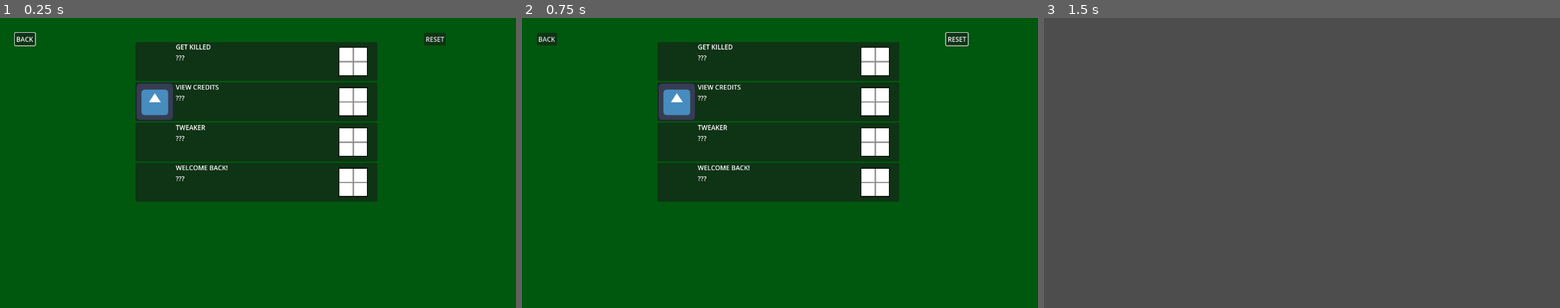
Above: before the commit, frames 1-3 (left to right).
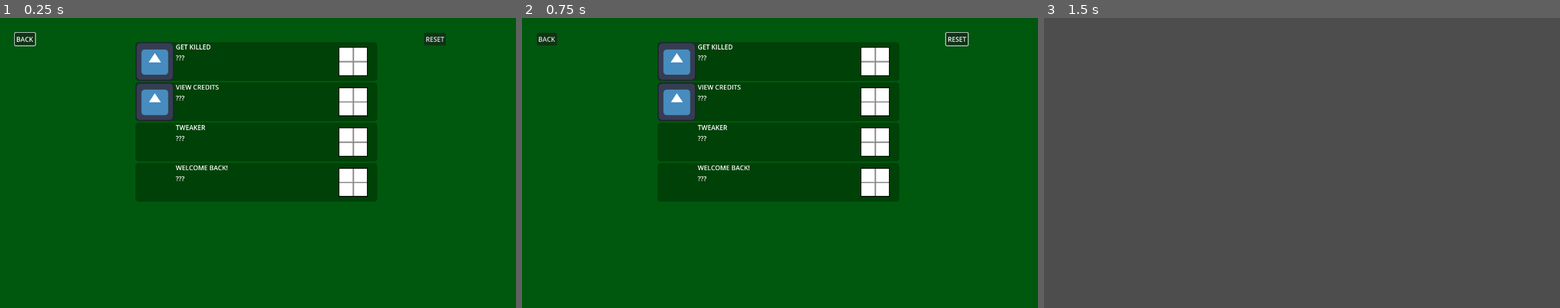
Above: after the commit, the same moments.

Repository: lucasrumney94/GodotGoneWild
Game: Godot game, scene res://UI/achievements_menu.tscn
Same seed, same stepped clock (60 frames per second), same inputs: the game is played once before the commit and once after it. This scene is started directly instead of the project's main scene. The engine's default icon, where the game draws it, is replaced by a stand-in: a white triangle on a blue panel in a dark square. A sky picture missing from this copy of the repository is replaced by a grey-blue gradient.
Inputs (mouse positions are in pixels of both pictures, inside the frame that each line leads up to):
- Up to frame 1 (0.25 s): no input
- Up to frame 2 (0.75 s): move the mouse to (893, 148) at 0.52 s; hold D (move_right) from 0.53 s (still down); click (893, 148) at 0.6 s
- Up to frame 3 (1.5 s): release D (move_right) at 1.25 s; click "BACK" at 1.25 s

The runs differ from the first frame. In frame 1, 1.0% of the frame differs, in the area x 26-74%, y 8-64%; in frame 2, 1.0%; in frame 3, nothing differs.

Commit message:
addicons

Diff:
--- a/godot-wild-tower/UI/Achievements/Resources/get_killed.tres
+++ b/godot-wild-tower/UI/Achievements/Resources/get_killed.tres
@@ -1,10 +1,12 @@
-[gd_resource type="Resource" script_class="Achievement" load_steps=2 format=3 uid="uid://t8xc8d3b5cvo"]
+[gd_resource type="Resource" script_class="Achievement" load_steps=3 format=3 uid="uid://docoki0ppvpsu"]
 
+[ext_resource type="Texture2D" uid="uid://c4agc4wxn88u2" path="res://icon.svg" id="1_252g4"]
 [ext_resource type="Script" path="res://UI/Achievements/achievement.gd" id="1_y2pmg"]
 
 [resource]
 script = ExtResource("1_y2pmg")
 id = "get_killed"
+icon = ExtResource("1_252g4")
 title = "Get Killed"
 description = "Dante's Divine Comedy was entirely written during a single ether-drenched fugue state."
 stat = ""
--- a/godot-wild-tower/UI/achievements_menu.tscn
+++ b/godot-wild-tower/UI/achievements_menu.tscn
@@ -1,7 +1,8 @@
-[gd_scene load_steps=3 format=3 uid="uid://48n404mji4ep"]
+[gd_scene load_steps=4 format=3 uid="uid://48n404mji4ep"]
 
 [ext_resource type="Script" path="res://UI/achievements_menu.gd" id="1_ianec"]
 [ext_resource type="PackedScene" uid="uid://63qe8ib3fixo" path="res://UI/Achievements/achievement_panel.tscn" id="2_b42gd"]
+[ext_resource type="Theme" uid="uid://cbuxucan2by7n" path="res://UI/Theme/main_theme.tres" id="3_fsqa7"]
 
 [node name="AchievementMenu" type="CanvasLayer"]
 layer = 10
@@ -15,6 +16,7 @@
 anchor_bottom = 1.0
 grow_horizontal = 2
 grow_vertical = 2
+theme = ExtResource("3_fsqa7")
 
 [node name="ColorRect" type="ColorRect" parent="Control"]
 layout_mode = 1
